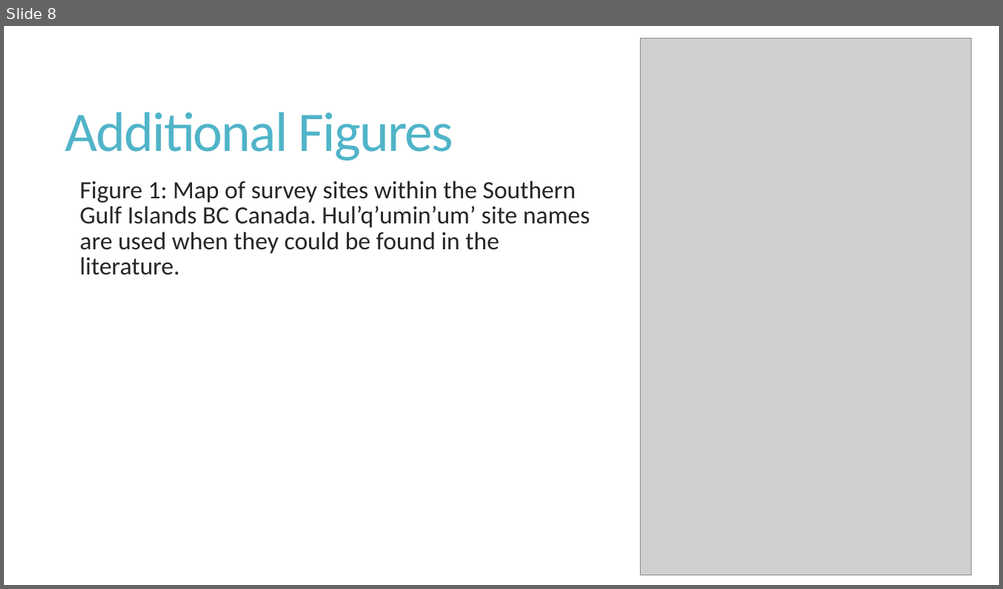
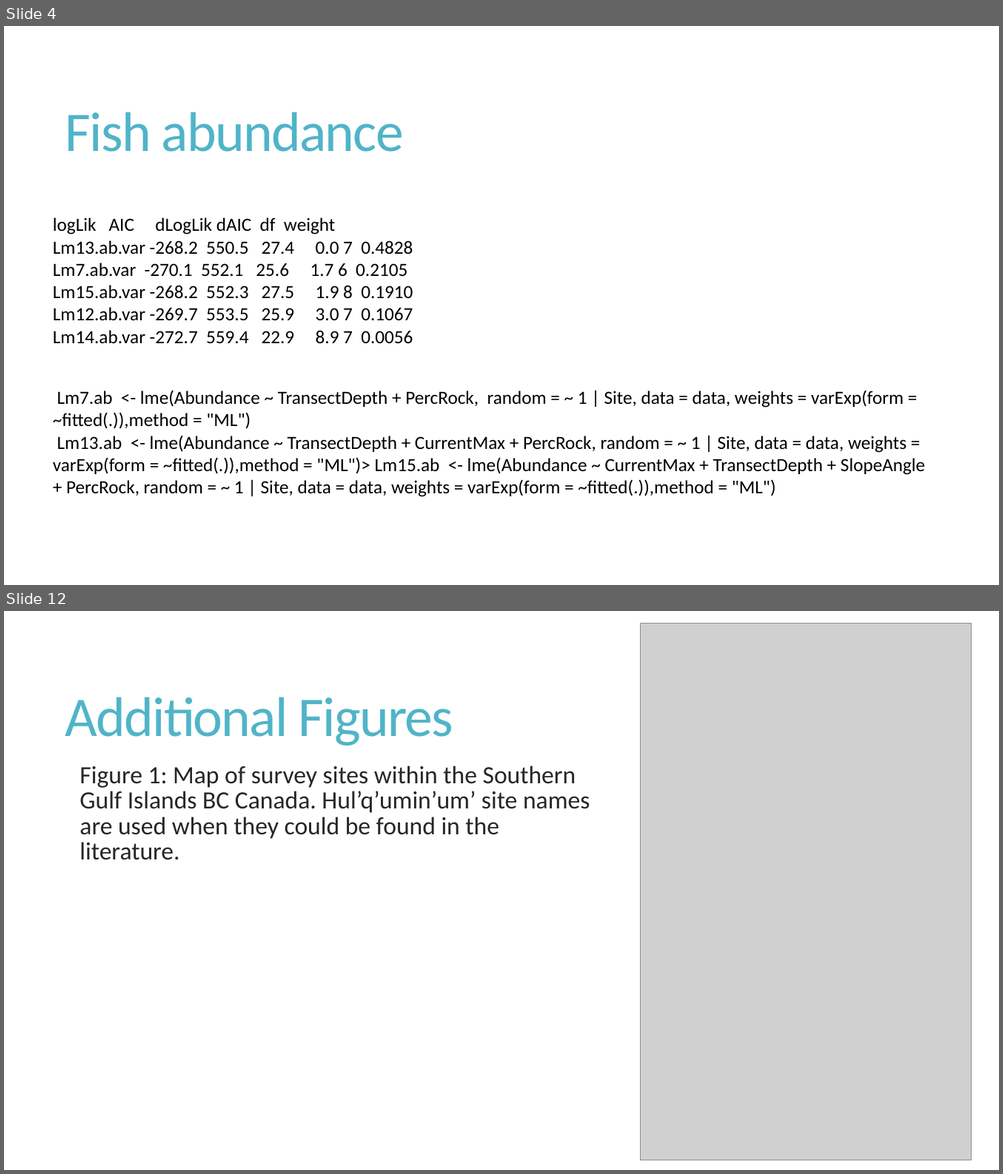
Before and after one commit to fionatfrancis/HiLo-Fish, a slide deck: HiLoAnalysisUpdate.pptx. Shown one above the other, each under a label of ours: slide 8 before the commit, slides 4 and 12 after it; the slides between them are not shown. The pictures are 1003x589 and 1003x1174 pixels, drawn with LibreOffice and Linux fonts; fonts in the diff are those of the drawing; grey boxes stand for pictures. Boxes give left, top, right and bottom in pixels: in the first picture for what was removed or moved away, otherwise in the second. Text is boxed around its words. In the diff, an @@ line names an element or a change of style, - is before the commit and + after.

```diff
--- a/HiLoAnalysisUpdate.pptx
+++ b/HiLoAnalysisUpdate.pptx
@@ slide 4 added at [4,26,999,585], background #FFFFFF @@
@@ title added at [65,112,404,152], 54 pt, text #50B4C8 @@
+Fish abundance
@@ text added at [53,218,412,344], 18 pt, text #000000 @@
+logLik AIC dLogLik dAIC df weight
+Lm13.ab.var -268.2 550.5 27.4 0.0 7 0.4828
+Lm7.ab.var -270.1 552.1 25.6 1.7 6 0.2105
+Lm15.ab.var -268.2 552.3 27.5 1.9 8 0.1910
+Lm12.ab.var -269.7 553.5 25.9 3.0 7 0.1067
+Lm14.ab.var -272.7 559.4 22.9 8.9 7 0.0056
@@ text added at [53,390,925,497], 18 pt, text #000000 @@
+Lm7.ab <- lme(Abundance ~ TransectDepth + PercRock, random = ~ 1 | Site, data = data, weights = varExp(form = ~fitted(.)),method = "ML")
+Lm13.ab <- lme(Abundance ~ TransectDepth + CurrentMax + PercRock, random = ~ 1 | Site, data = data, weights = varExp(form = ~fitted(.)),method = "ML")> Lm15.ab <- lme(Abundance ~ CurrentMax + TransectDepth + SlopeAngle + PercRock, random = ~ 1 | Site, data = data, weights = varExp(form = ~fitted(.)),method = "ML")
@@ what was slide 8 is now slide 12 @@
```
Also in this commit, not shown: 5 slides changed, 5 other slides added, 2 slides removed.
